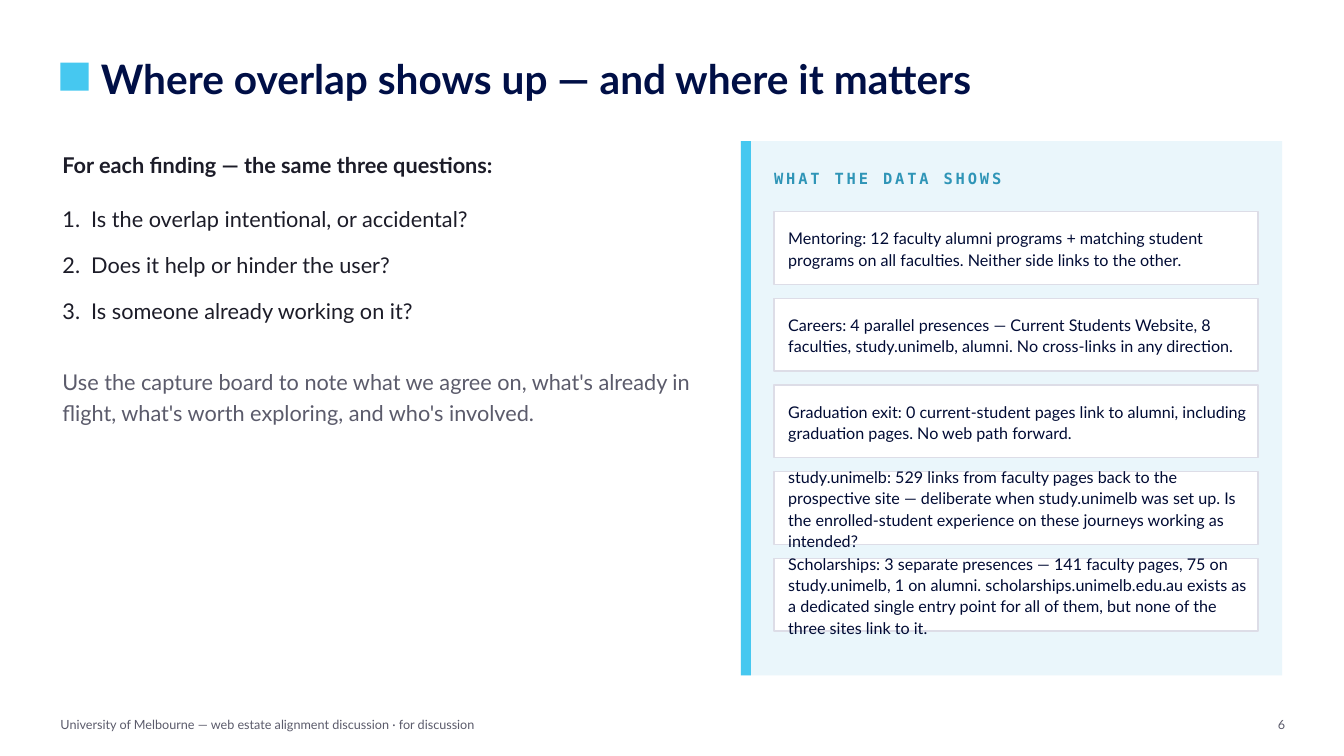
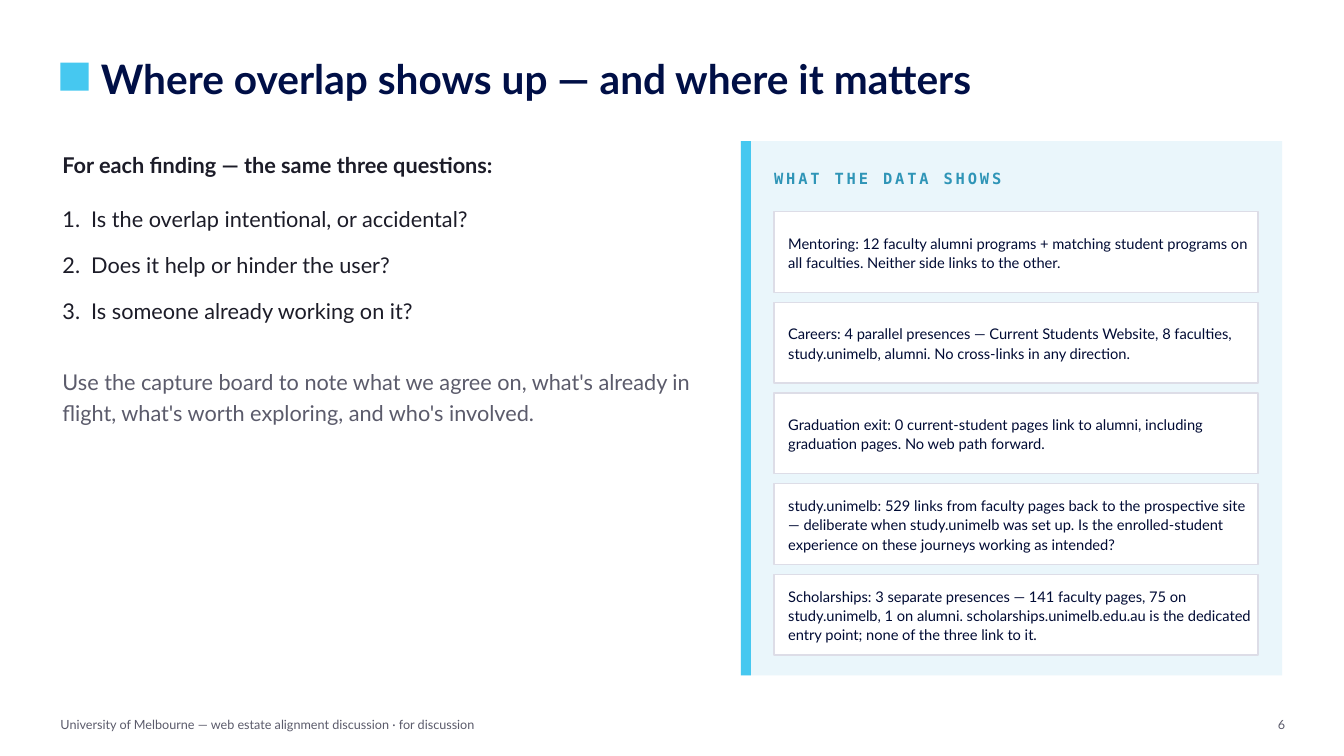
Before and after one commit to Enterprise-Services-Group/unimelb-current-students-ia, a slide deck: slide 6 of discussion-deck/Current-Students-EndToEnd-Discussion.pptx. Drawn at 1344x756 pixels with LibreOffice and Linux fonts; fonts in the diff are those of the drawing. Boxes give left, top, right and bottom in pixels: in the first picture for what was removed or moved away, otherwise in the second. Text is boxed around its words. In the diff, an @@ line names an element or a change of style, - is before the commit and + after.

```diff
--- a/discussion-deck/Current-Students-EndToEnd-Discussion.pptx
+++ b/discussion-deck/Current-Students-EndToEnd-Discussion.pptx
@@ rectangle: place and size @@
-rectangle at [774, 212, 1258, 284]
+rectangle at [774, 212, 1258, 292]
@@ rectangle: place and size @@
-rectangle at [774, 298, 1258, 371]
+rectangle at [774, 302, 1258, 383]
@@ rectangle: place and size @@
-rectangle at [774, 385, 1258, 458]
+rectangle at [774, 393, 1258, 474]
@@ text "Graduation exit: 0 current-student pages ...": place and size @@
-text "Graduation exit: 0 current-student pages ..." at [788, 406, 1246, 442]
+text "Graduation exit: 0 current-student pages ..." at [788, 419, 1203, 452]
@@ rectangle: place and size @@
-rectangle at [774, 472, 1258, 544]
+rectangle at [774, 484, 1258, 565]
@@ size 11.5 to 10.5 pt in 4 elements at [788, 238, 1247, 268], [788, 328, 1231, 362], [788, 419, 1203, 452], [788, 500, 1246, 553] @@
@@ text "study.unimelb: 529 links from faculty ...": place and size @@
-text "study.unimelb: 529 links from faculty ..." at [788, 471, 1235, 547]
+text "study.unimelb: 529 links from faculty ..." at [788, 500, 1246, 553]
@@ rectangle: place and size @@
-rectangle at [774, 559, 1258, 631]
+rectangle at [774, 575, 1258, 655]
@@ text at [788, 591, 1251, 643]: text changed; size 11.5 to 10.5 pt @@
-Scholarships: 3 separate presences — 141 faculty pages, 75 on study.unimelb, 1 on alumni. scholarships.unimelb.edu.au exists as a dedicated single entry point for all of them, but none of the three sites link to it.
+Scholarships: 3 separate presences — 141 faculty pages, 75 on study.unimelb, 1 on alumni. scholarships.unimelb.edu.au is the dedicated entry point; none of the three link to it.
```
Also in this commit, not shown: 2 other slides changed, 2 slides added, 2 slides removed, 1 other file.
